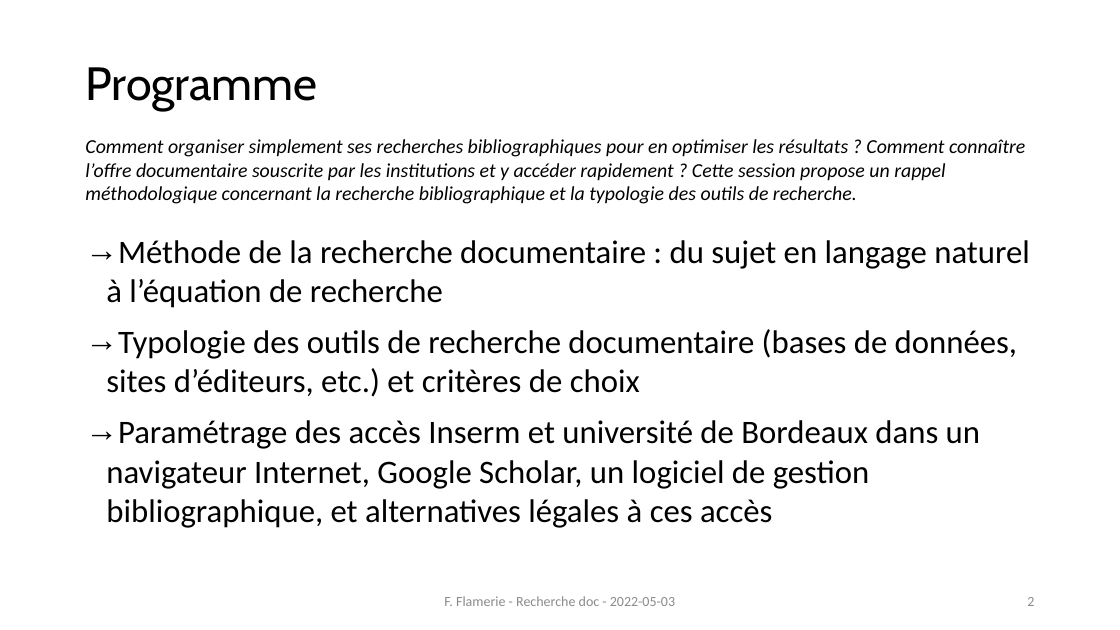
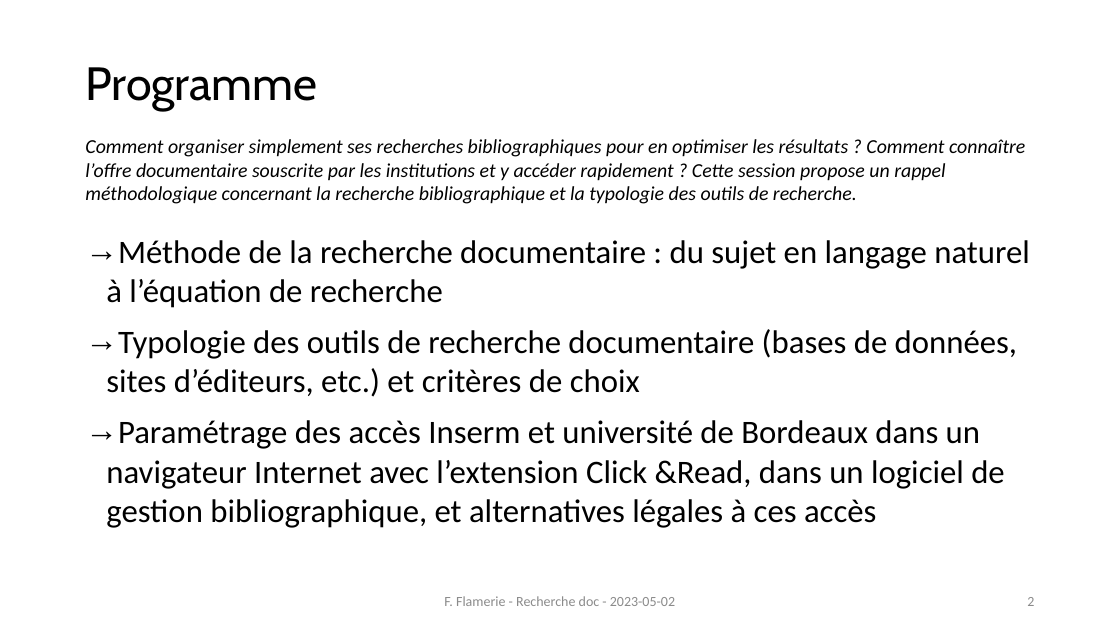
Before and after one commit to fflamerie/formbiblio, a slide deck: slide 2 of docs/module1-1_rech_biblio.pptx. Drawn at 1120x630 pixels with LibreOffice and Linux fonts; fonts in the diff are those of the drawing. Boxes give left, top, right and bottom in pixels: in the first picture for what was removed or moved away, otherwise in the second. Text is boxed around its words. In the diff, an @@ line names an element or a change of style, - is before the commit and + after.

```diff
--- a/docs/module1-1_rech_biblio.pptx
+++ b/docs/module1-1_rech_biblio.pptx
@@ text at <box>106,420,1004,528</box>: text changed @@
-→ Paramétrage des accès Inserm et université de Bordeaux dans un navigateur Internet, Google Scholar, un logiciel de gestion bibliographique, et alternatives légales à ces accès
+→ Paramétrage des accès Inserm et université de Bordeaux dans un navigateur Internet avec l’extension Click &Read, dans un logiciel de gestion bibliographique, et alternatives légales à ces accès
@@ text at <box>444,596,675,606</box>: text changed @@
-F. Flamerie - Recherche doc - 2022-05-03
+F. Flamerie - Recherche doc - 2023-05-02
```
Also in this commit, not shown: 29 other slides changed, 3 slides added, 3 slides removed, 7 other files.
